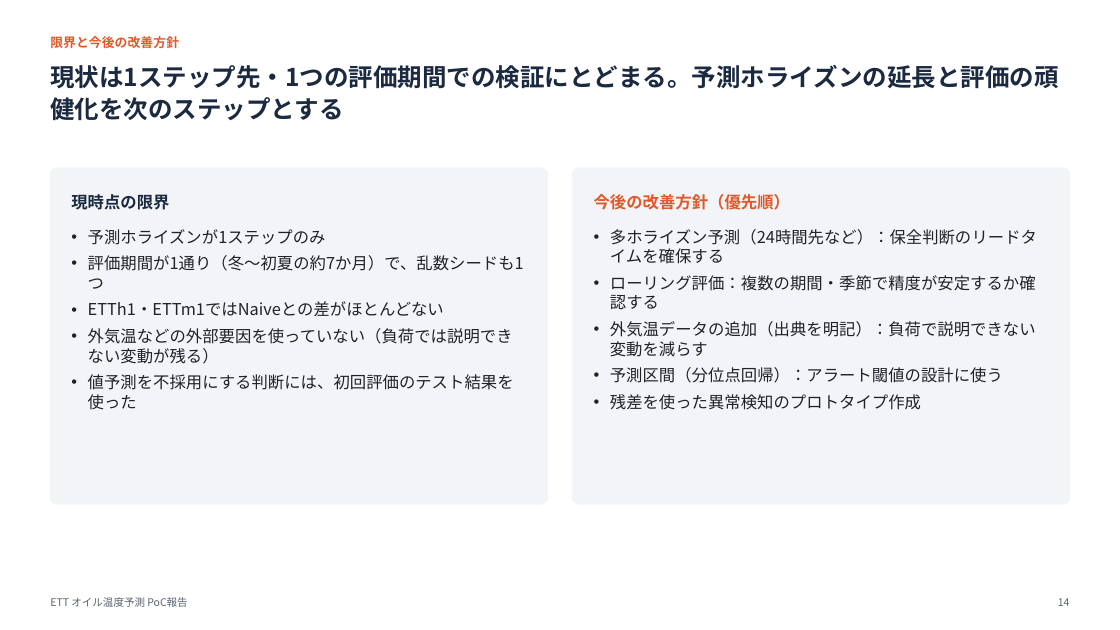
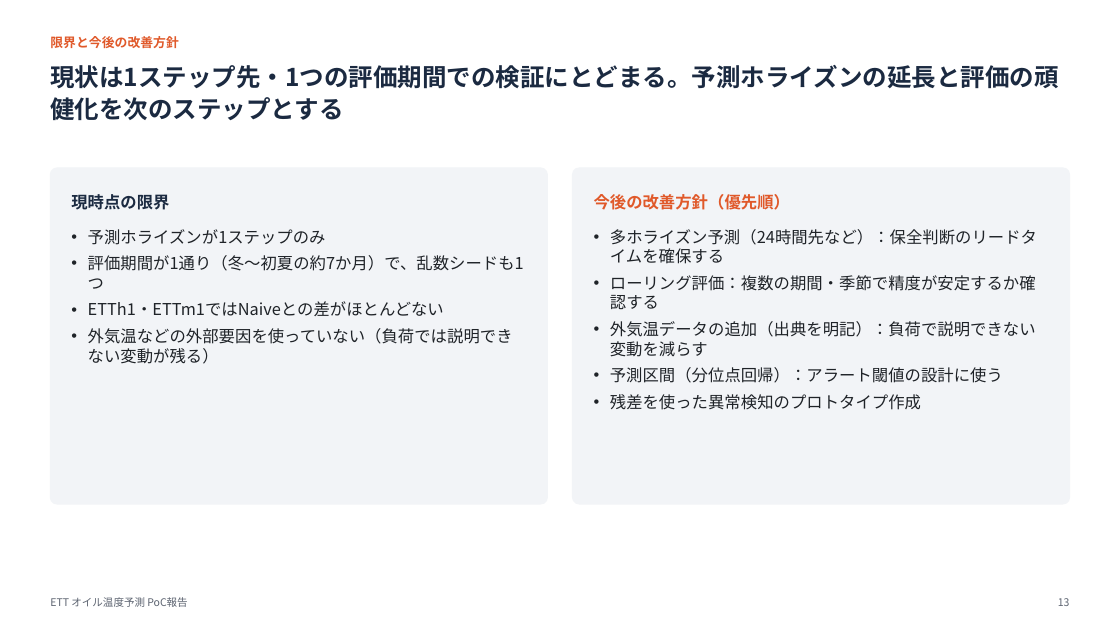
Before and after one commit to IPEC0624/PoC_ETT_clean, a slide deck: slide 13 of assignment-main/report/PoC_report.pptx (slide 14 before the commit). Drawn at 1120x630 pixels with LibreOffice and Linux fonts; fonts in the diff are those of the drawing. Boxes give left, top, right and bottom in pixels: in the first picture for what was removed or moved away, otherwise in the second. Text is boxed around its words. In the diff, an @@ line names an element or a change of style, - is before the commit and + after.

```diff
--- a/assignment-main/report/PoC_report.pptx
+++ b/assignment-main/report/PoC_report.pptx
@@ text at [88,374,514,410]: paragraph removed @@
-• 値予測を不採用にする判断には、初回評価のテスト結果を使った
@@ text at [1058,598,1070,606]: text changed @@
-14
+13
```
Also in this commit, not shown: 13 other slides changed, 1 slide removed, 1 other file.
